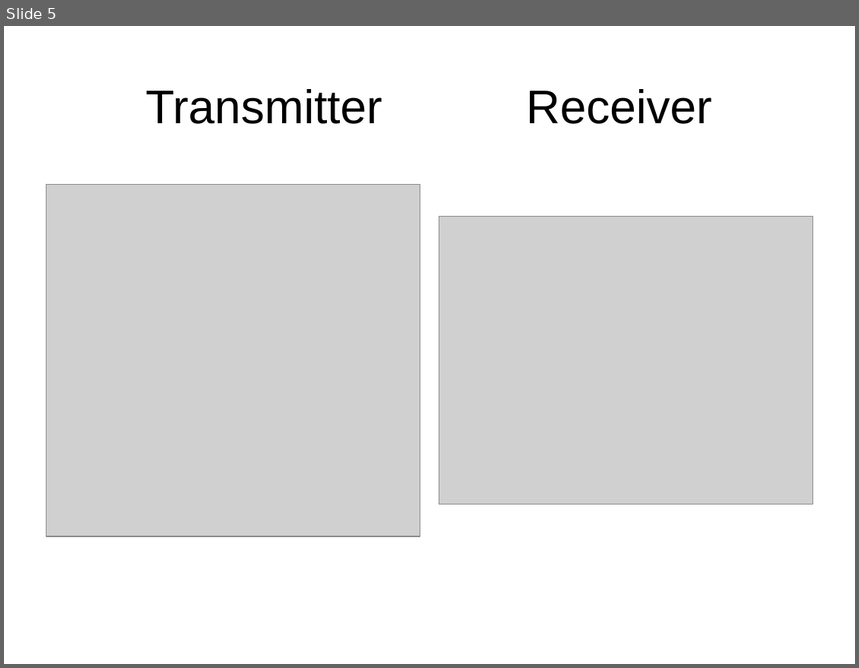
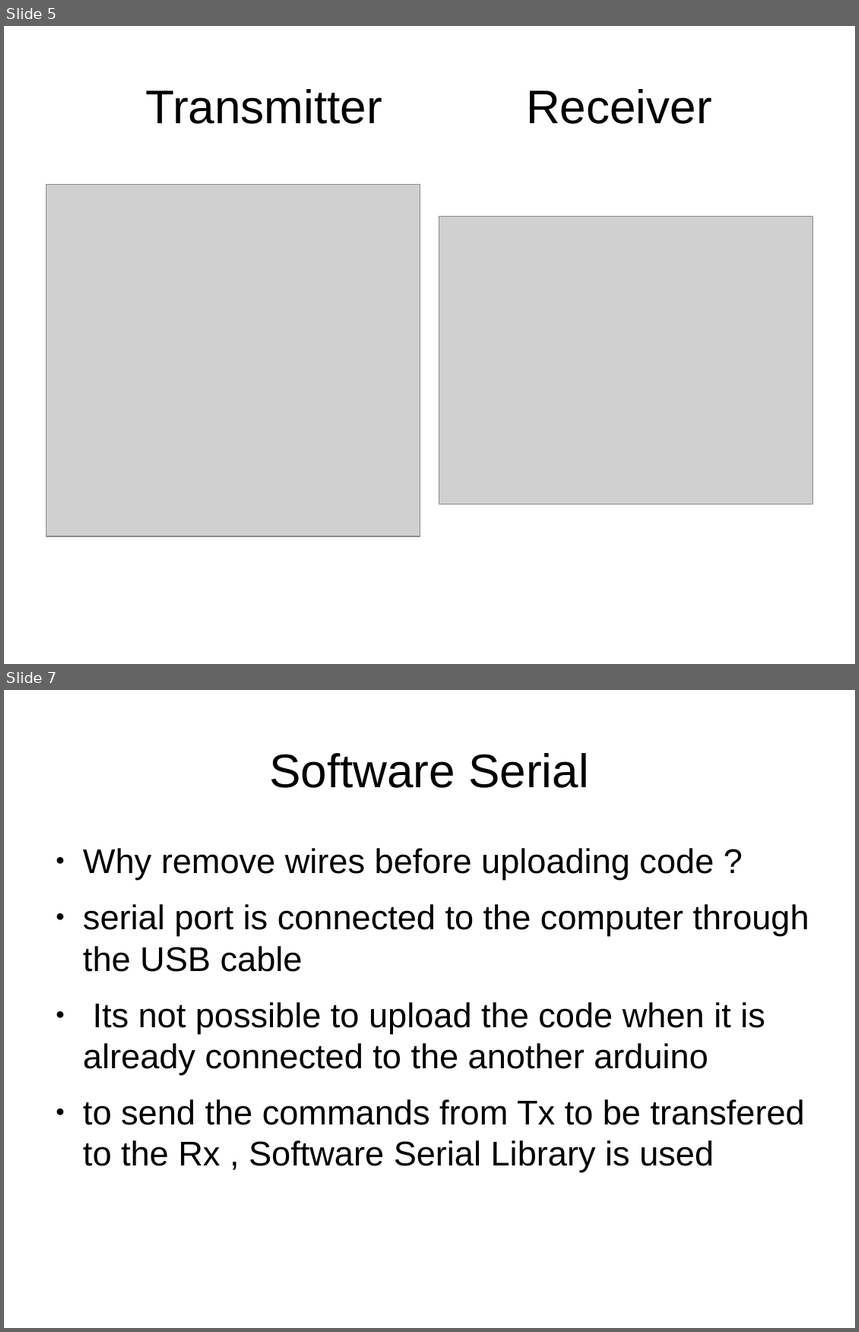
Before and after one commit to dhayanithivijayan/LearnIt, a slide deck: Arduino/DayFour.odp. Shown one above the other, each under a label of ours: slide 5 before the commit, slides 5 and 7 after it; the slides between them are not shown. The pictures are 859x668 and 859x1332 pixels, drawn with LibreOffice and Linux fonts; fonts in the diff are those of the drawing; grey boxes stand for pictures. Boxes give left, top, right and bottom in pixels: in the first picture for what was removed or moved away, otherwise in the second. Text is boxed around its words. In the diff, an @@ line names an element or a change of style, - is before the commit and + after.

Commit message:
day4 Serial is completed

```diff
--- a/Arduino/DayFour.odp
+++ b/Arduino/DayFour.odp
@@ slide 7 added at [4,690,855,1328], background #FFFFFF @@
@@ title added at [269,753,589,788], 44 pt, text #000000 @@
+Software Serial
@@ text added at [83,848,810,1173], 32 pt, text #000000 @@
+● Why remove wires before uploading code ?
+● serial port is connected to the computer through the USB cable
+● Its not possible to upload the code when it is already connected to the another arduino
+● to send the commands from Tx to be transfered to the Rx , Software Serial Library is used
```
Also in this commit, not shown: 1 slide changed, 2 other slides added, 6 other files.
